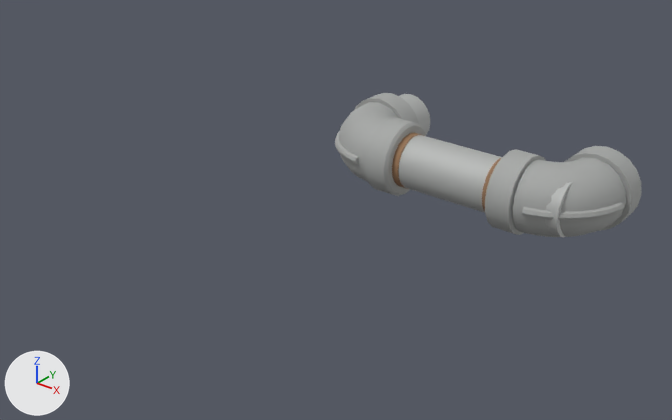
An edit to the glTF model pipes_supply__water-city_filter_and_softener-no_and_plumbing-galvanized.glb, drawn before and after from the same camera.
One viewpoint serves both versions: a 50 mm camera at (-5.03, 0.698, 0.037) aimed at (-5.254, 0.978, -0.136). The lights are fixed; the arrows at lower left show +X, +Y and +Z. The picture after the commit comes second. Vertices at exactly the same position are counted once.

Objects in the first picture: 'fit_elbow_pipe_supply_entry_direct__galvanized', 'pipe_supply_entry_direct__galvanized'.
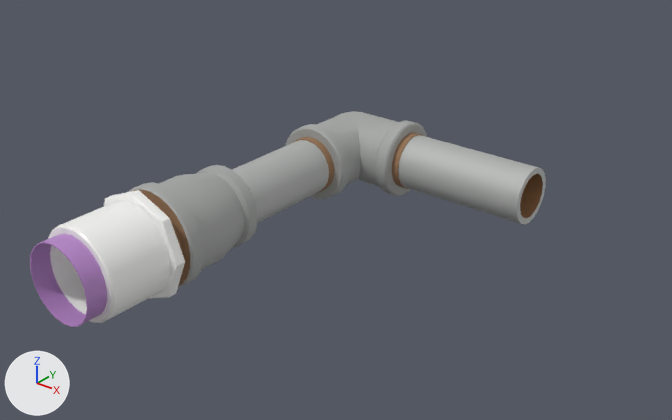
Boxes (x1, y1, x2, y2) around the edits, measured in the pictures (672 x 420 px):
'fit_bushing_pipe_supply_entry_direct__galvanized', added
    after: (30, 165, 258, 327)
    faces in mat_mat_pvc_service (white #f8f8f6): (48, 190, 185, 322)
    faces in mat_mat_galv_fitting (grey #afb1af): (129, 165, 258, 288)
    faces in mat_mat_pvc_primer (purple #b686c8): (30, 234, 107, 327)
    faces in mat_mat_galv_thread_rust (brown #9b7959): (134, 189, 253, 286)
    faces in mat_mat_pvc_cement (white #f3f3ef): (48, 225, 115, 323)
'pipe_supply_entry_direct__galvanized', reshaped
    before: (335, 93, 572, 237)
    after: (232, 135, 546, 225)
'fit_elbow_pipe_supply_entry_direct__galvanized', deleted
    before: (482, 146, 641, 237)
    faces in mat_mat_galv_fitting (grey #afb1af): (485, 146, 641, 237)
    faces in mat_mat_galv_thread_rust (brown #9b7959): (482, 158, 501, 211)
'fit_elbow_pipe_supply_entry_direct__galvanized_1', added
    after: (286, 111, 427, 200)
    faces in mat_mat_galv_fitting (grey #afb1af): (286, 111, 427, 200)
    faces in mat_mat_galv_thread_rust (brown #9b7959): (294, 133, 424, 193)

The change, as a diff of the scene's bpy script:
```diff
--- a/pipes_supply__water-city_filter_and_softener-no_and_plumbing-galvanized.glb.py
+++ b/pipes_supply__water-city_filter_and_softener-no_and_plumbing-galvanized.glb.py
@@ me_pipe_supply_entry_direct__galvanized @@
-me_pipe_supply_entry_direct__galvanized.from_pydata(...)  # 1374 vertices, 2924 faces; spans x -5.3186..-5.1801, y 1.0314..1.1, z -0.1587..-0.1213
+me_pipe_supply_entry_direct__galvanized.from_pydata(...)  # 240 vertices, 480 faces; spans x -5.3134..-5.1993, y 0.9448..1.0634, z -0.1533..-0.1267
+# me_pipe_supply_entry_direct__galvanized part 1: 1374 vertices removed from x -5.3186..-5.1801, y 1.0314..1.1, z -0.1587..-0.1213; 240 vertices added at x -5.3134..-5.1993, y 0.9448..1.0634, z -0.1533..-0.1267
 me_pipe_supply_entry_direct__galvanized.materials.append(mat_mat_galv_pipe)
 me_pipe_supply_entry_direct__galvanized.materials.append(mat_mat_galv_scale)
-me_pipe_supply_entry_direct__galvanized.materials.append(mat_mat_galv_fitting)  # grey #afb1af
-me_pipe_supply_entry_direct__galvanized.materials.append(mat_mat_galv_thread_rust)  # brown #9b7959
@@ ob_fit_elbow_pipe_supply_entry_direct__galvanized @@
-ob_fit_elbow_pipe_supply_entry_direct__galvanized = bpy.data.objects.new('fit_elbow_pipe_supply_entry_direct__galvanized', me_fit_elbow_pipe_supply_entry_direct__galvanized)
@@ ob_fit_elbow_pipe_supply_entry_direct__galvanized_1 @@
+ob_fit_elbow_pipe_supply_entry_direct__galvanized_1 = bpy.data.objects.new('fit_elbow_pipe_supply_entry_direct__galvanized_1', me_fit_elbow_pipe_supply_entry_direct__galvanized_1)  # 1230 vertices, 2460 faces; spans x -5.3185..-5.2632, y 1.0132..1.0685, z -0.1586..-0.1215; in mat_mat_galv_fitting (grey #afb1af), mat_mat_galv_scale (brown #976f4b), mat_mat_galv_thread_rust (brown #9b7959)
+ob_fit_elbow_pipe_supply_entry_direct__galvanized_1.location = (0.0, 0.0, 0.0)
@@ ob_fit_bushing_pipe_supply_entry_direct__galvanized @@
+ob_fit_bushing_pipe_supply_entry_direct__galvanized = bpy.data.objects.new('fit_bushing_pipe_supply_entry_direct__galvanized', me_fit_bushing_pipe_supply_entry_direct__galvanized)  # 1423 vertices, 2928 faces; spans x -5.3241..-5.276, y 0.8688..0.9623, z -0.1641..-0.116; in mat_mat_pvc_service (white #f8f8f6), mat_mat_pvc_cement (white #f3f3ef), mat_mat_pvc_primer (purple #b686c8), mat_mat_galv_fitting (grey #afb1af), mat_mat_galv_thread_rust (brown #9b7959), mat_mat_galv_scale (brown #976f4b)
+ob_fit_bushing_pipe_supply_entry_direct__galvanized.location = (0.0, 0.0, 0.0)
```
